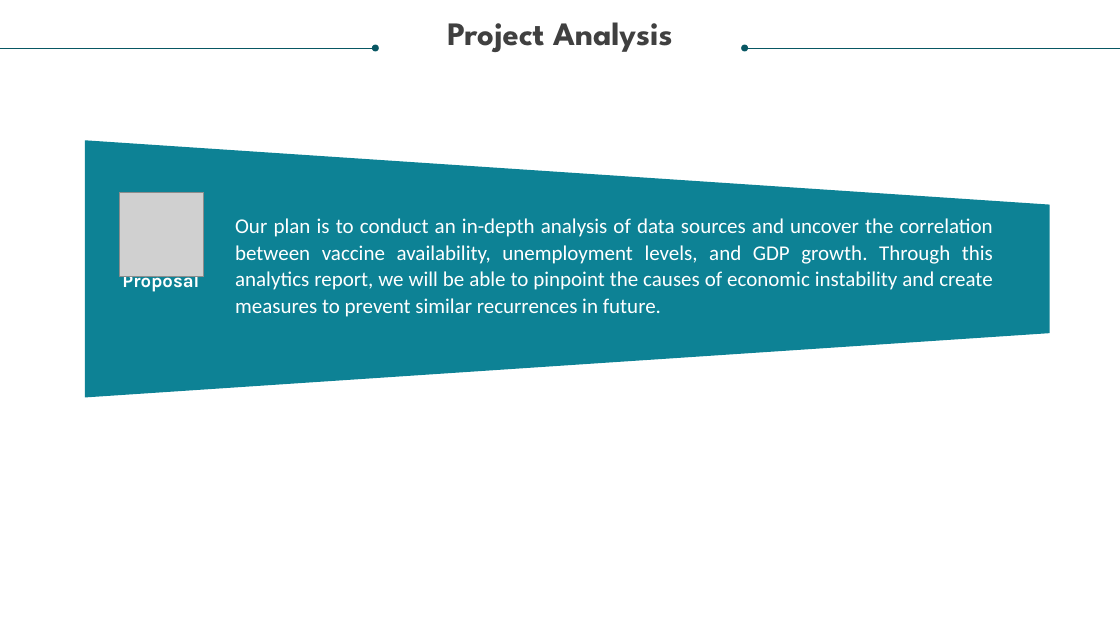
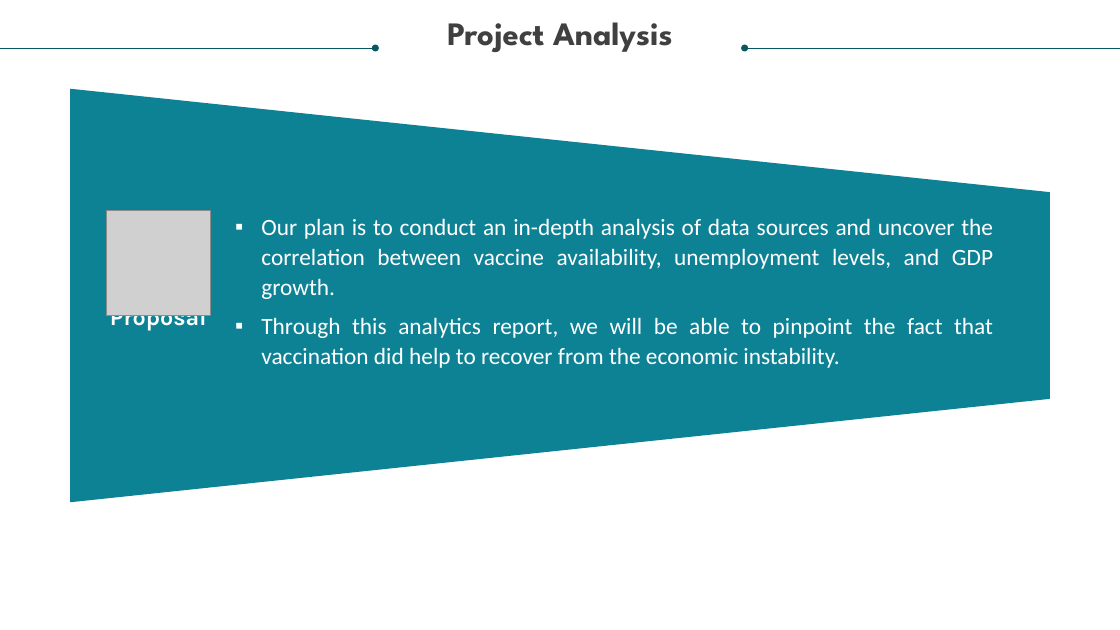
Before and after one commit to Deepsheta/Covid--19-descriptive-Analysis-for-resolving-a-potential-crisis, a slide deck: slide 6 of Covid 19 Resolving a Potential Crisis.pptx. Drawn at 1120x630 pixels with LibreOffice and Linux fonts; fonts in the diff are those of the drawing; grey boxes stand for pictures. Boxes give left, top, right and bottom in pixels: in the first picture for what was removed or moved away, otherwise in the second. Text is boxed around its words. In the diff, an @@ line names an element or a change of style, - is before the commit and + after.

```diff
--- a/Covid 19 Resolving a Potential Crisis.pptx
+++ b/Covid 19 Resolving a Potential Crisis.pptx
@@ trapezoid: place and size @@
-trapezoid at box(85, 140, 1049, 397)
+trapezoid at box(71, 89, 1050, 502)
@@ picture: place and size @@
-picture at box(120, 192, 204, 276)
+picture at box(106, 211, 210, 315)
@@ text at box(261, 218, 993, 368): text changed; size 18 to 20 pt @@
-Our plan is to conduct an in-depth analysis of data sources and uncover the correlation between vaccine availability, unemployment levels, and GDP growth. Through this analytics report, we will be able to pinpoint the causes of economic instability and create measures to prevent similar recurrences in future.
+▪ Our plan is to conduct an in-depth analysis of data sources and uncover the correlation between vaccine availability, unemployment levels, and GDP growth.
+▪ Through this analytics report, we will be able to pinpoint the fact that vaccination did help to recover from the economic instability.
@@ text "Proposal": place and size @@
-text "Proposal" at box(122, 270, 199, 292)
+text "Proposal" at box(110, 315, 206, 331)
@@ text "Proposal" at box(110, 315, 206, 331): size 16 to 20 pt @@
```
Also in this commit, not shown: 8 other slides changed, 8 slides added, 2 other files.
